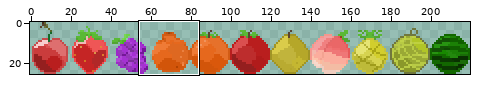
Sprite sheet: Sprites/fruits.png. The first picture is a wide view before the edit; the outline marks the close-up.
Close-up. Before the commit:
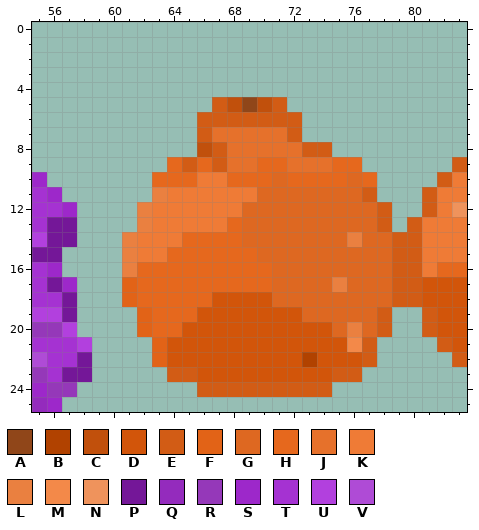
The file is 220x26 pixels. Colours within 5 levels of each other are drawn and written as one. Shown: x 55..83, y 0..25. The old version is drawn lined up with the new one.
Palette (. is transparent): A #904619  B #b14200  C #c1500c  D #d2550a  E #d25c15  F #e26317  G #de6821  H #e6681d  J #e6712b  K #ef7b36  L #ea8040  M #f38949  N #ef935c  P #741798  Q #942bbd  R #9538b9  S #9d28ca  T #a532d2  U #b240de  V #af4bd6
Pixels before, first column x 55:
 5 ............ECACE............
 6 ...........EEEEEEE...........
 7 ...........EJJJJJE...........
 8 ...........CEJJJJJEE.........
 9 .........HEHEJJHHJJJHH......E
10 S.......HHHKKHHHGHHHHGH....EK
11 TS......LKKKKKKGGGGGGGE...EKK
12 TTS....LKKKKKKGGGGGGGGGE..EKN
13 TPP....LKKKKKHGGGGGGGGGE.EKKK
14 UPP...LKKKHHHHGGGGGGGLGGEEKKK
15 PP....LKKHHHHHHGGGGGGGGGEEKKK
16 TS....LHHHHHHHHHGGGGGGGGEEKHH
17 TPS...FHHHHHHHHHGGGGLGGGEEDDD
18 TTP...FHHHHHDDDDGGGGGGGGEEDDD
19 UUP....FHHHDDDDDDDGGGGGE..EDD
20 RRU....FHHDDDDDDDDDDGLGE..EDD
21 TTTU....FDDDDDDDDDDDDME....ED
22 VTTP....FDDDDDDDDDBDDDE.....E
23 RTPP.....EEDDDDDDDDDEE.......
24 SRR........EEEEEEEEE.........
25 QS...........................
The result:
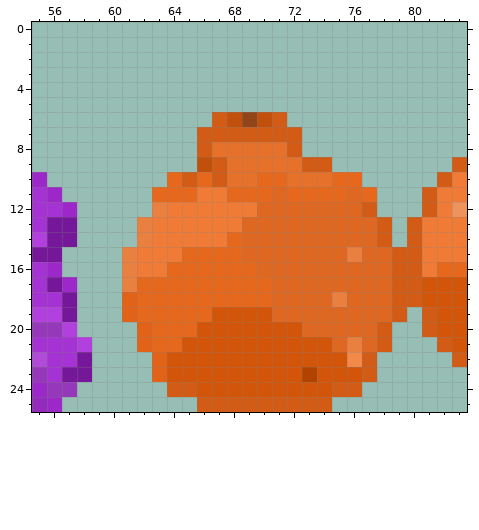
The exact change:
drawings rearranged on the sheet (the old picture shows each at its new place)
The edit turns colour E into colour A in row 6 at x 69.
The edit turns colour D into colour B in row 23 at x 73.
The edit turns colour E into colour C in row 6 at x 68 and 70.
The edit turns colour H into colour C in row 9 at x 66.
The edit turns colour B into colour D in row 22 at x 73.
The edit turns colour E into colour D in row 23 at x 64 to 65 and 75 to 76; in row 24 at x 66 to 74.
There is now colour E in row 19 at x 79; in row 21 at x 78; in row 23 at x 77; in row 24 at x 64 to 65 and 75 to 76; in row 25 at x 66 to 74.
The edit turns colour C into colour E in row 8 at x 66.
The edit turns colour G into colour E in row 12 at x 77; in row 14 at x 78.
The edit turns colour H into colour E in row 10 at x 65.
The edit turns colour J into colour E in row 7 at x 67 to 71; in row 8 at x 72; in row 9 at x 73 to 74.
The edit turns colour K into colour E in row 10 at x 67.
There is now colour F in row 19 at x 61; in row 21 at x 62; in row 23 at x 63.
The edit turns colour D into colour G in row 19 at x 71 to 72; in row 20 at x 73 to 74; in row 21 at x 75.
The edit turns colour E into colour G in row 19 at x 78; in row 21 at x 77.
The edit turns colour H into colour G in row 15 at x 69; in row 16 at x 70.
The edit turns colour L into colour G in row 14 at x 76; in row 17 at x 75; in row 20 at x 76.
The edit turns colour D into colour H in row 18 at x 67 to 70; in row 19 at x 66; in row 20 at x 65; in row 21 at x 64.
The edit turns colour E into colour H in row 11 at x 77.
The edit turns colour F into colour H in row 19 at x 62; in row 21 at x 63.
The edit turns colour G into colour H in row 10 at x 71 and 76; in row 11 at x 70 and 72 to 75.
The edit turns colour K into colour H in row 10 at x 66; in row 11 at x 64 to 65 and 68 to 69.
The edit turns colour L into colour H in row 11 at x 63.
The edit turns colour E into colour J in row 8 at x 67.
The edit turns colour H into colour J in row 9 at x 70 to 71; in row 10 at x 68 to 69 and 72 to 74.
The edit turns colour G into colour K in row 12 at x 69.
The edit turns colour H into colour K in row 13 at x 68; in row 14 at x 65 to 67; in row 15 at x 64; in row 16 at x 62 to 63.
The edit turns colour F into colour L in row 17 at x 61.
The edit turns colour G into colour L in row 15 at x 76; in row 18 at x 75.
The edit turns colour K into colour L in row 12 at x 63; in row 14 at x 62.
The edit turns colour M into colour L in row 21 at x 76.
The edit turns colour D into colour M in row 22 at x 76.
Colour A is gone in row 5 at x 69.
Colour C is gone in row 5 at x 68 and 70.
Colour E is gone in row 5 at x 67 and 71; in row 6 at x 66 and 72; in row 8 at x 73 to 74; in row 9 at x 65; in row 12 at x 78; in row 14 at x 79.
Colour H is gone in row 9 at x 64 and 75 to 76; in row 10 at x 63 and 77.
Colour L is gone in row 12 at x 62; in row 14 at x 61.
